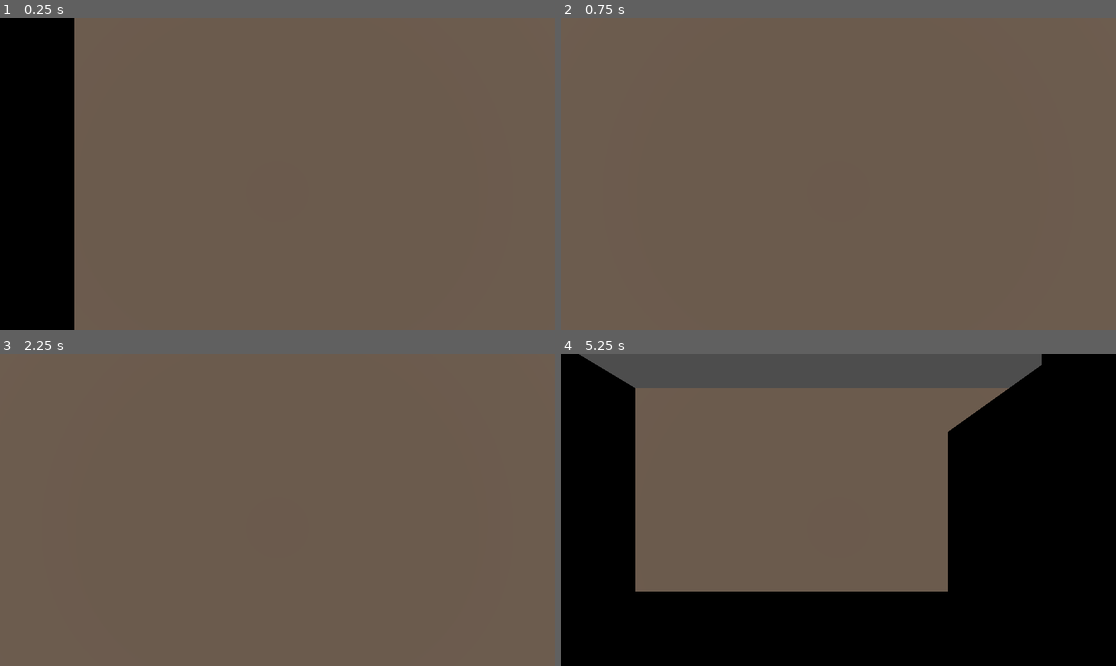
Above: before the commit, frames 1-4 (two rows, left to right).
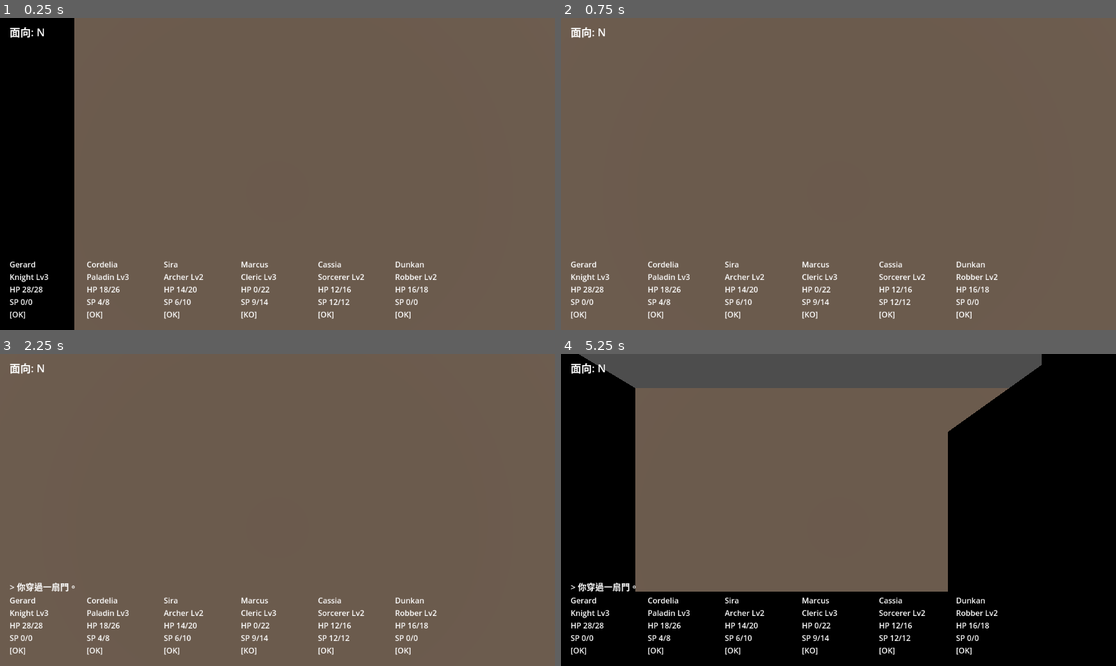
Above: after the commit, the same moments.

Repository: kurtsgm/mm
Game: Godot game, scene res://presentation/world/main.tscn
Two runs of this game, one before a commit and one after it. Both use one fixed random seed, a clock stepped at 60 frames per second and the inputs below.
Inputs (mouse positions are in pixels of both pictures, inside the frame that each line leads up to):
- Up to frame 1 (0.25 s): no input
- Up to frame 2 (0.75 s): tap Enter at 0.5 s; move the mouse to (960, 158) at 0.52 s; hold E (strafe_right) from 0.53 s (still down); hold Shift from 0.53 s (still down); click (960, 158) at 0.67 s
- Up to frame 3 (2.25 s): release E (strafe_right) at 1.25 s; release Shift at 1.25 s; tap Space at 1.25 s; drag from (166, 525) to (249, 572) at 1.27 s; tap Enter at 2 s; move the mouse to (333, 441) at 2.02 s; hold E (strafe_right) from 2.03 s (still down); tap Ctrl at 2.1 s
- Up to frame 4 (5.25 s): release E (strafe_right) at 2.75 s; tap Space at 2.75, 4.25 s; drag from (810, 572) to (672, 463) at 2.77 s; tap Enter at 3.5 s; move the mouse to (1005, 556) at 3.52 s; hold Q (strafe_left) 3.53-4.25 s; tap Alt at 3.6 s; drag from (672, 463) to (755, 432) at 4.27 s; move the mouse to (866, 510) at 5.02 s; hold S (move_back) from 5.03 s (still down); hold Shift from 5.03 s (still down); click (866, 510) at 5.17 s

The runs differ from the first frame. In frame 1, 1.8% of the frame differs, in the area x 1-79%, y 2-97%; in frame 2, 1.7%; in frame 3, 1.9%; in frame 4, 2.0%.

Commit message:
feat: add party/compass/message HUD wired in main (M3 complete)
Co-Authored-By: Claude Opus 4.8 (1M context) <noreply@anthropic.com>

Diff:
--- /dev/null
+++ b/presentation/ui/hud.gd
@@ -0,0 +1,60 @@
+class_name Hud
+extends CanvasLayer
+
+# 程式建構的 placeholder HUD（無真美術）：上方指北針、下方一排隊伍格、面板上方一行訊息。
+# 版面座標以預設視窗（1152x648）為準，屬 placeholder，內容期再做正式 UI。
+
+const _DIR_NAMES := ["N", "E", "S", "W"]  # 以 GridDirection.Dir 索引
+
+var _compass_label: Label
+var _message_label: Label
+var _member_labels: Array[Label] = []
+var _message_log: MessageLog
+
+func setup(game_state: Node, player: PlayerController) -> void:
+	_build_ui(game_state.party)
+	_message_log = game_state.message_log
+	_message_log.changed.connect(_on_message_changed)
+	player.facing_changed.connect(_on_facing_changed)
+	_refresh_party(game_state.party)
+
+func _build_ui(party: Party) -> void:
+	_compass_label = Label.new()
+	_compass_label.position = Vector2(20, 12)
+	_compass_label.add_theme_font_size_override("font_size", 22)
+	add_child(_compass_label)
+
+	_message_label = Label.new()
+	_message_label.position = Vector2(20, 470)
+	_message_label.add_theme_font_size_override("font_size", 18)
+	add_child(_message_label)
+
+	var row := HBoxContainer.new()
+	row.position = Vector2(20, 500)
+	row.add_theme_constant_override("separation", 10)
+	add_child(row)
+	for i in party.members.size():
+		var cell := Label.new()
+		cell.custom_minimum_size = Vector2(150, 110)
+		row.add_child(cell)
+		_member_labels.append(cell)
+
+func _refresh_party(party: Party) -> void:
+	for i in _member_labels.size():
+		_member_labels[i].text = _format_member(party.members[i])
+
+func _format_member(c: Character) -> String:
+	var cond := "OK"
+	if c.condition == Character.Condition.UNCONSCIOUS:
+		cond = "KO"
+	elif c.condition == Character.Condition.DEAD:
+		cond = "DEAD"
+	return "%s\n%s Lv%d\nHP %d/%d\nSP %d/%d\n[%s]" % [
+		c.name, c.char_class, c.level, c.hp, c.hp_max, c.sp, c.sp_max, cond]
+
+func _on_facing_changed(facing: int) -> void:
+	_compass_label.text = "面向: %s" % _DIR_NAMES[facing]
+
+func _on_message_changed() -> void:
+	var lines := _message_log.recent(1)
+	_message_label.text = ("> " + lines[0]) if lines.size() > 0 else ""
--- a/presentation/world/main.gd
+++ b/presentation/world/main.gd
@@ -5,7 +5,20 @@
 @onready var _world_builder: WorldBuilder = $WorldBuilder
 @onready var _player: PlayerController = $PlayerController
 
+var _hud: Hud
+
 func _ready() -> void:
 	var map := MapManager.load_text_file(MAP_PATH)
 	_world_builder.build(map)
-	_player.setup(MapManager.current_grid, map.start_pos, map.start_facing)
+
+	_hud = Hud.new()
+	add_child(_hud)
+	_hud.setup(GameState, _player)            # 先連上 facing_changed
+	_player.entered_cell.connect(_on_entered_cell)
+
+	_player.setup(MapManager.current_grid, map.start_pos, map.start_facing)  # 發出初始 facing_changed → HUD
+
+func _on_entered_cell(pos: Vector2i) -> void:
+	var text := TileMessages.for_tile(MapManager.current_map.get_tile(pos))
+	if text != "":
+		GameState.message_log.push(text)
Not shown, added: presentation/ui/hud.gd.uid
